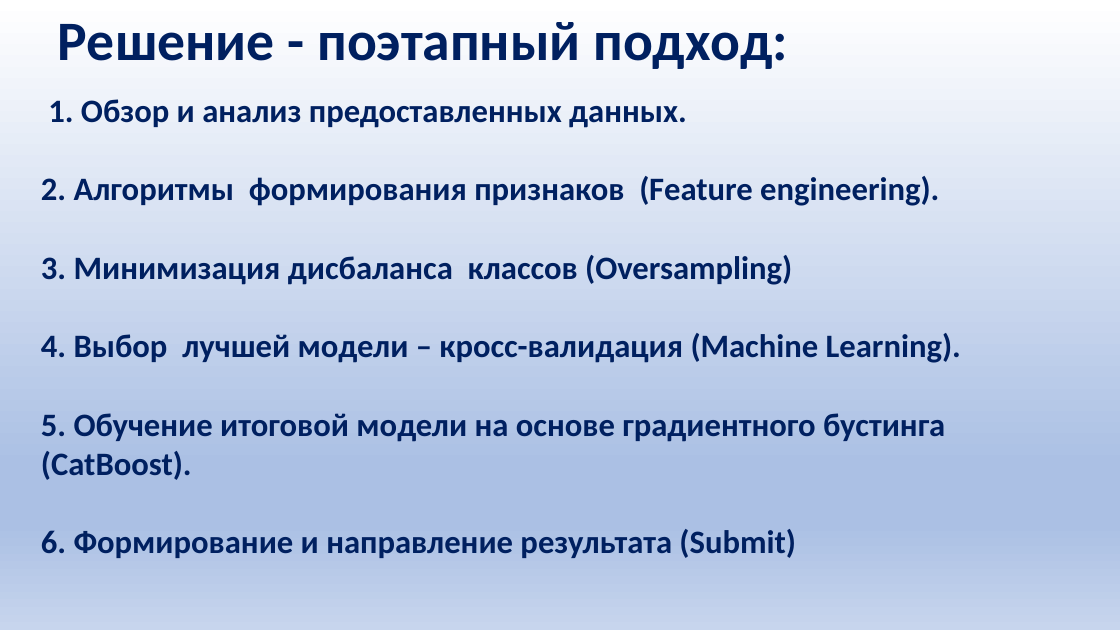
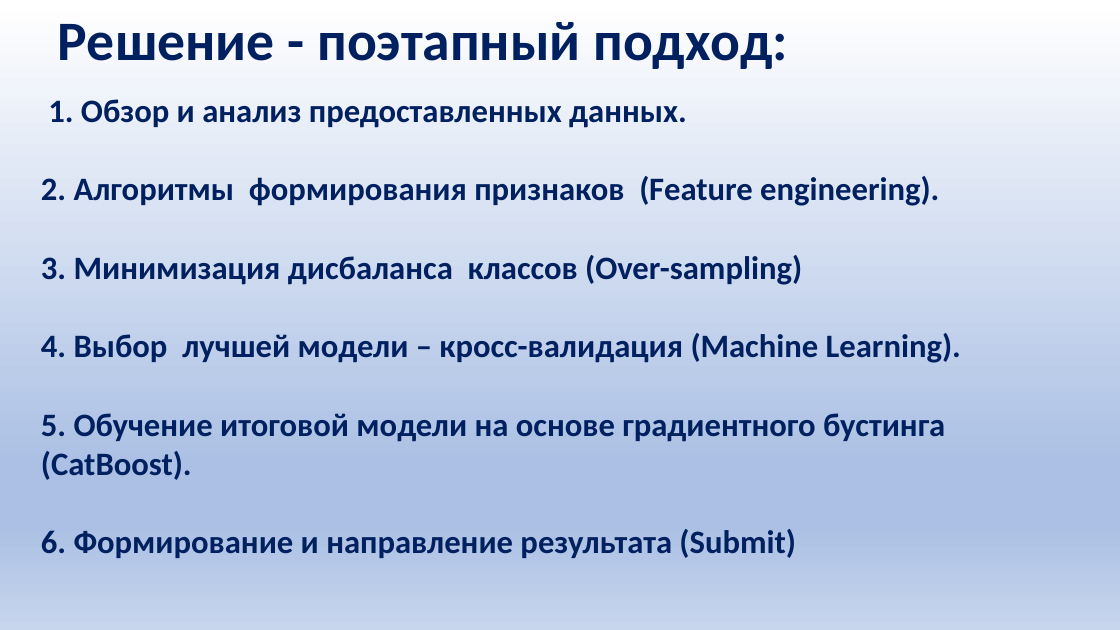
Before and after one commit to Alexwert3/rep_kareliya, a slide deck: slide 3 of Карелия_2022_Верт-Миллер.pptx. Drawn at 1120x630 pixels with LibreOffice and Linux fonts; fonts in the diff are those of the drawing. Boxes give left, top, right and bottom in pixels: in the first picture for what was removed or moved away, otherwise in the second. Text is boxed around its words. In the diff, an @@ line names an element or a change of style, - is before the commit and + after.

```diff
--- a/Карелия_2022_Верт-Миллер.pptx
+++ b/Карелия_2022_Верт-Миллер.pptx
@@ text at box(41, 255, 802, 285): text changed @@
-3. Минимизация дисбаланса классов (Oversampling)
+3. Минимизация дисбаланса классов (Over-sampling)
```
Also in this commit, not shown: 1 other slide changed.
